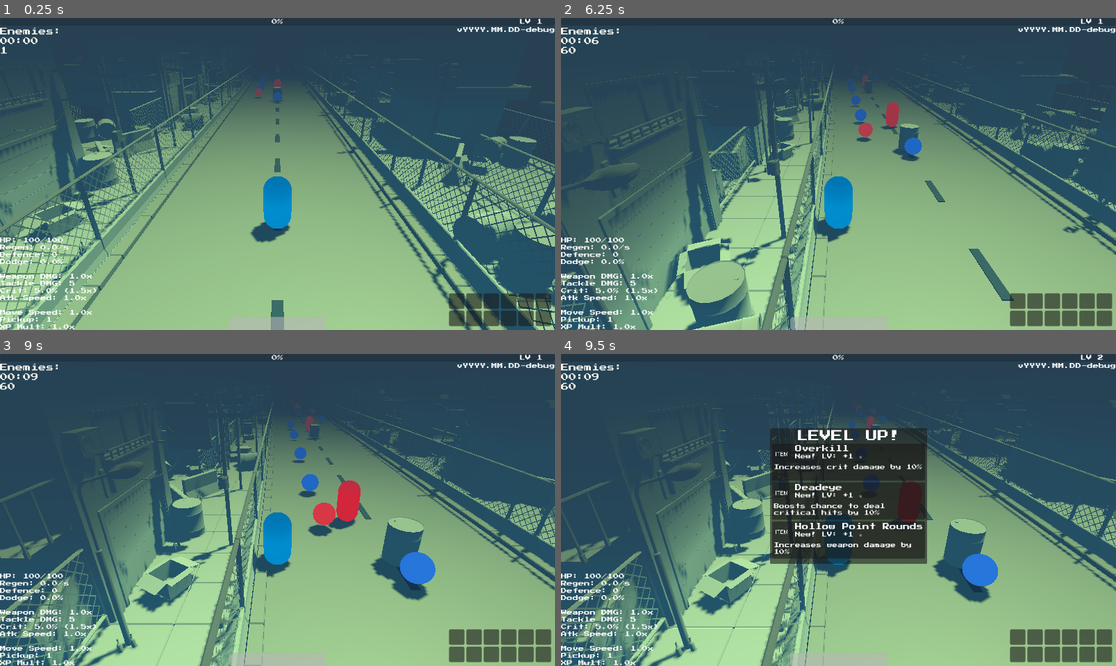
Above: before the commit, frames 1-4 (two rows, left to right).
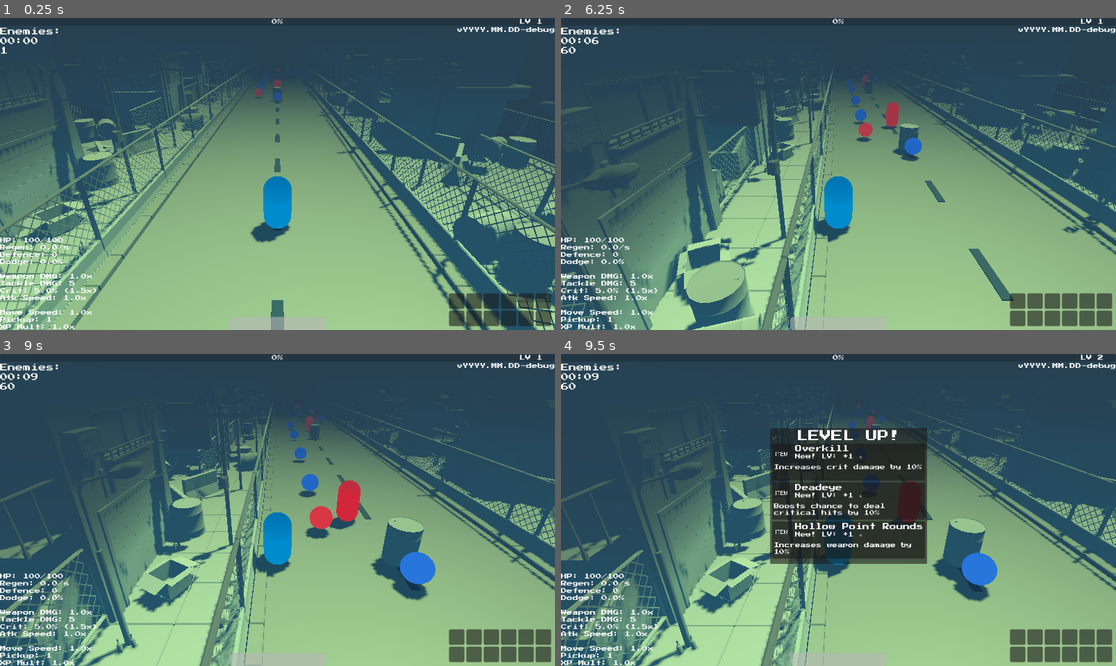
Above: after the commit, the same moments.

Repository: 100-Devs-1-Game/EscapeForHelp
Game: Godot game, scene res://root.tscn
The game is run twice, just before and just after one commit, with the same random seed, the same clock (stepped at 60 frames per second) and the same inputs. Sound files missing from this copy of the repository are replaced by a short silence.
Inputs (mouse positions are in pixels of both pictures, inside the frame that each line leads up to):
- Up to frame 1 (0.25 s): no input
- Up to frame 2 (6.25 s): move the mouse to (810, 236) at 0.52 s; press the mouse at (810, 236) at 0.53 s; hold D (move_right) 0.53-1.25 s; release the mouse at (810, 236) at 1.25 s; drag from (1005, 220) to (810, 236) at 1.27 s; move the mouse to (672, 127) at 2.02 s; press the mouse at (672, 127) at 2.03 s; hold A (move_left) 2.03-2.75 s; release the mouse at (672, 127) at 2.75 s; drag from (866, 174) to (672, 127) at 2.77 s; move the mouse to (755, 96) at 3.52 s; press the mouse at (755, 96) at 3.53 s; hold A (move_left) 3.53-4.25 s; release the mouse at (755, 96) at 4.25 s; drag from (960, 158) to (755, 96) at 4.27 s; move the mouse to (727, 189) at 5.02 s; press the mouse at (727, 189) at 5.03 s; hold D (move_right) 5.03-5.75 s; release the mouse at (727, 189) at 5.75 s; drag from (894, 105) to (727, 189) at 5.77 s
- Up to frame 3 (9 s): move the mouse to (249, 572) at 6.52 s; press the mouse at (249, 572) at 6.53 s; hold D (move_right) 6.53-7.25 s; release the mouse at (249, 572) at 7.25 s; drag from (444, 556) to (249, 572) at 7.27 s; move the mouse to (111, 463) at 8.02 s; press the mouse at (111, 463) at 8.03 s; hold A (move_left) 8.03-8.75 s; release the mouse at (111, 463) at 8.75 s; drag from (305, 510) to (111, 463) at 8.77 s
- Up to frame 4 (9.5 s): no input

Frames 1-2 are identical in both runs. In frame 3, 0.2% of the frame differs, in the area x 54-65%, y 40-60%; in frame 4, 4.5%, in the area x 0-100%, y 13-100%.

Commit message:
Make player movement happen in physics_process

Diff:
--- a/src/hero/hero.gd
+++ b/src/hero/hero.gd
@@ -56,7 +56,7 @@
 # -------------------
 # MAIN MOVEMENT LOOP
 # -------------------
-func _process(_delta: float) -> void:
+func _physics_process(_delta: float) -> void:
 	var horizontal_input: float = get_horizontal_movement()
 
 	velocity = Vector3(horizontal_input, 0, -1)
